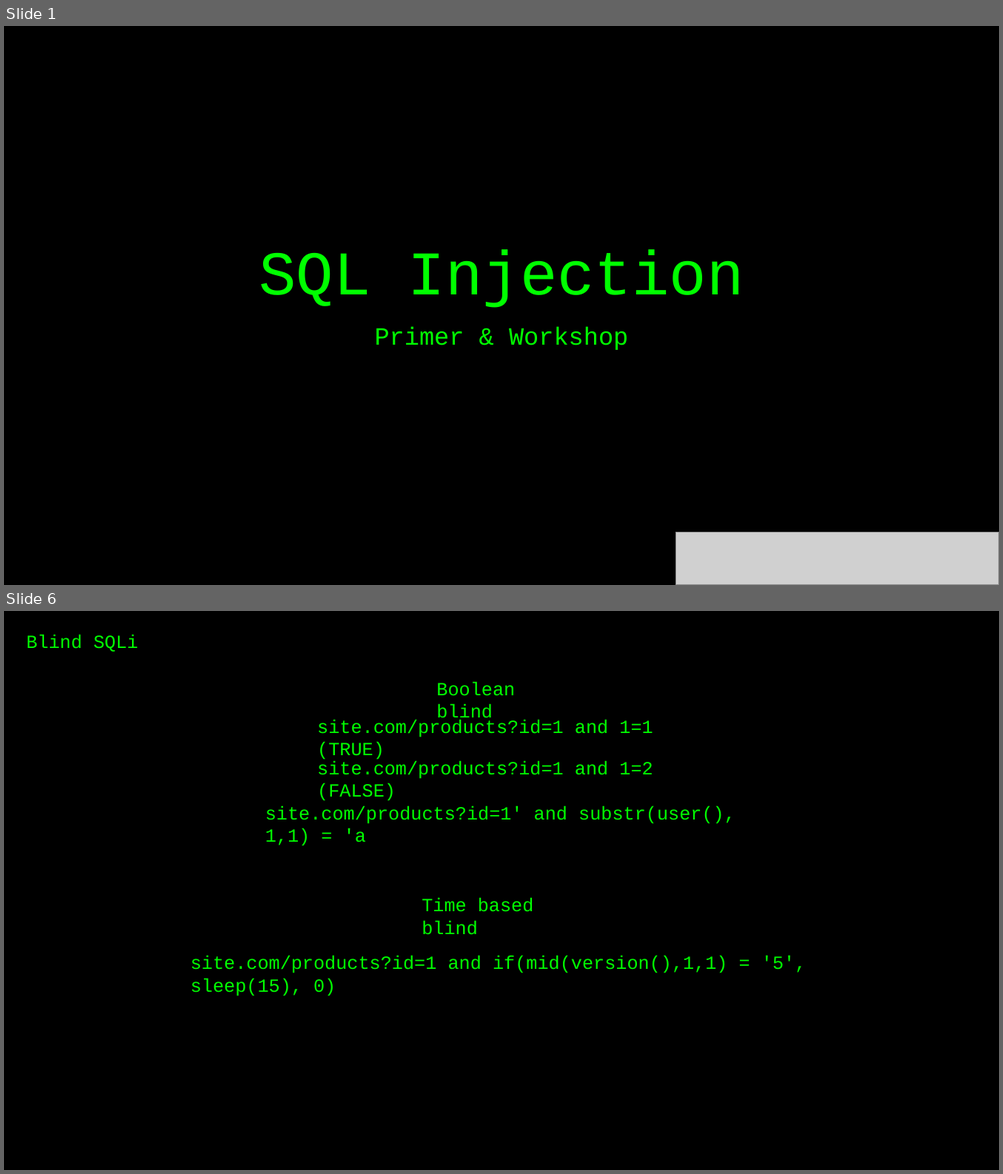
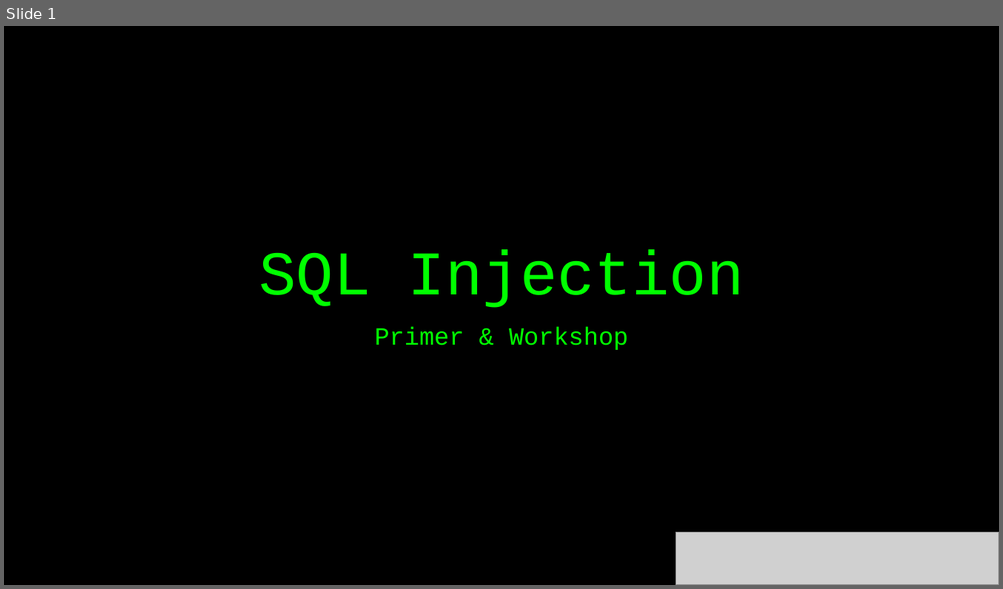
Before and after one commit to vortexau/sectalkscbr-sqli, a slide deck: slides/SQLi-Preso.pptx. Shown one above the other, each under a label of ours: slides 1 and 6 before the commit, slide 1 after it; the slides between them are not shown. The pictures are 1003x1174 and 1003x589 pixels, drawn with LibreOffice and Linux fonts; fonts in the diff are those of the drawing; grey boxes stand for pictures. Boxes give left, top, right and bottom in pixels: in the first picture for what was removed or moved away, otherwise in the second. Text is boxed around its words. In the diff, an @@ line names an element or a change of style, - is before the commit and + after.

```diff
--- a/slides/SQLi-Preso.pptx
+++ b/slides/SQLi-Preso.pptx
@@ slide 6 removed at [4,611,999,1170], background #000000 @@
@@ text removed at [26,634,138,652] @@
-Blind SQLi
@@ text removed at [436,682,515,724] @@
-Boolean blind
@@ text removed at [317,719,652,762] @@
-site.com/products?id=1 and 1=1 (TRUE)
@@ text removed at [317,761,652,801] @@
-site.com/products?id=1 and 1=2 (FALSE)
@@ text removed at [265,806,735,846] @@
-site.com/products?id=1' and substr(user(), 1,1) = 'a
@@ text removed at [421,898,534,935] @@
-Time based blind
@@ text removed at [190,956,805,997] @@
-site.com/products?id=1 and if(mid(version(),1,1) = '5', sleep(15), 0)
```
Also in this commit, not shown: 6 slides changed, 5 slides added, 2 other slides removed.
